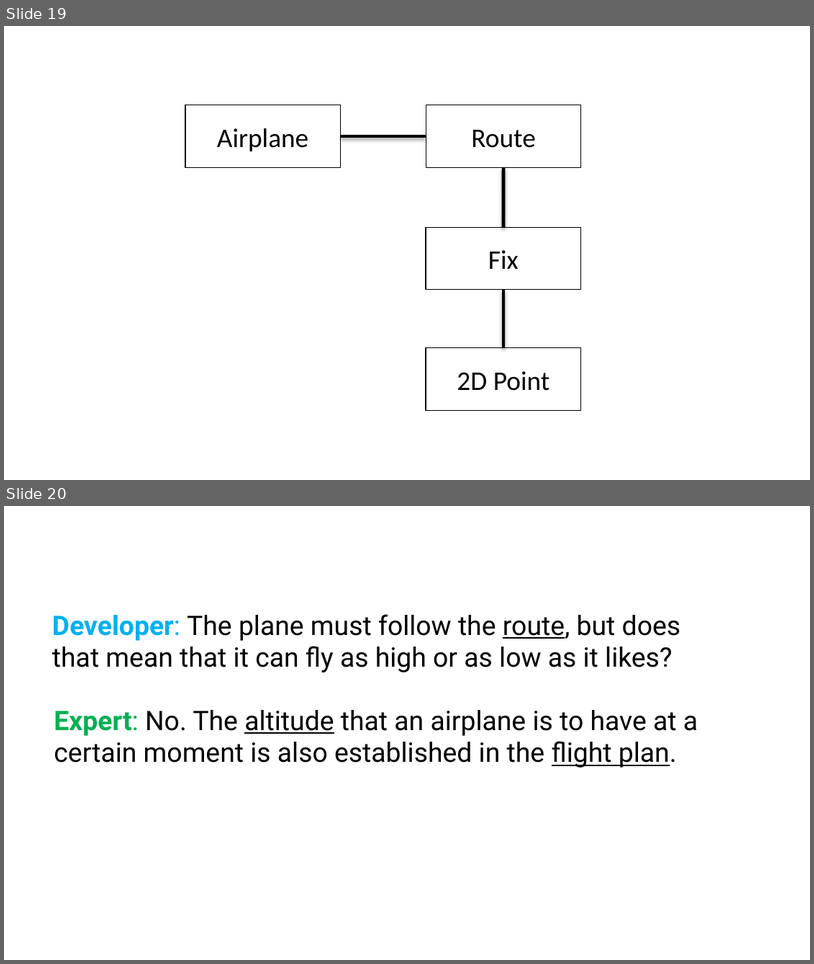
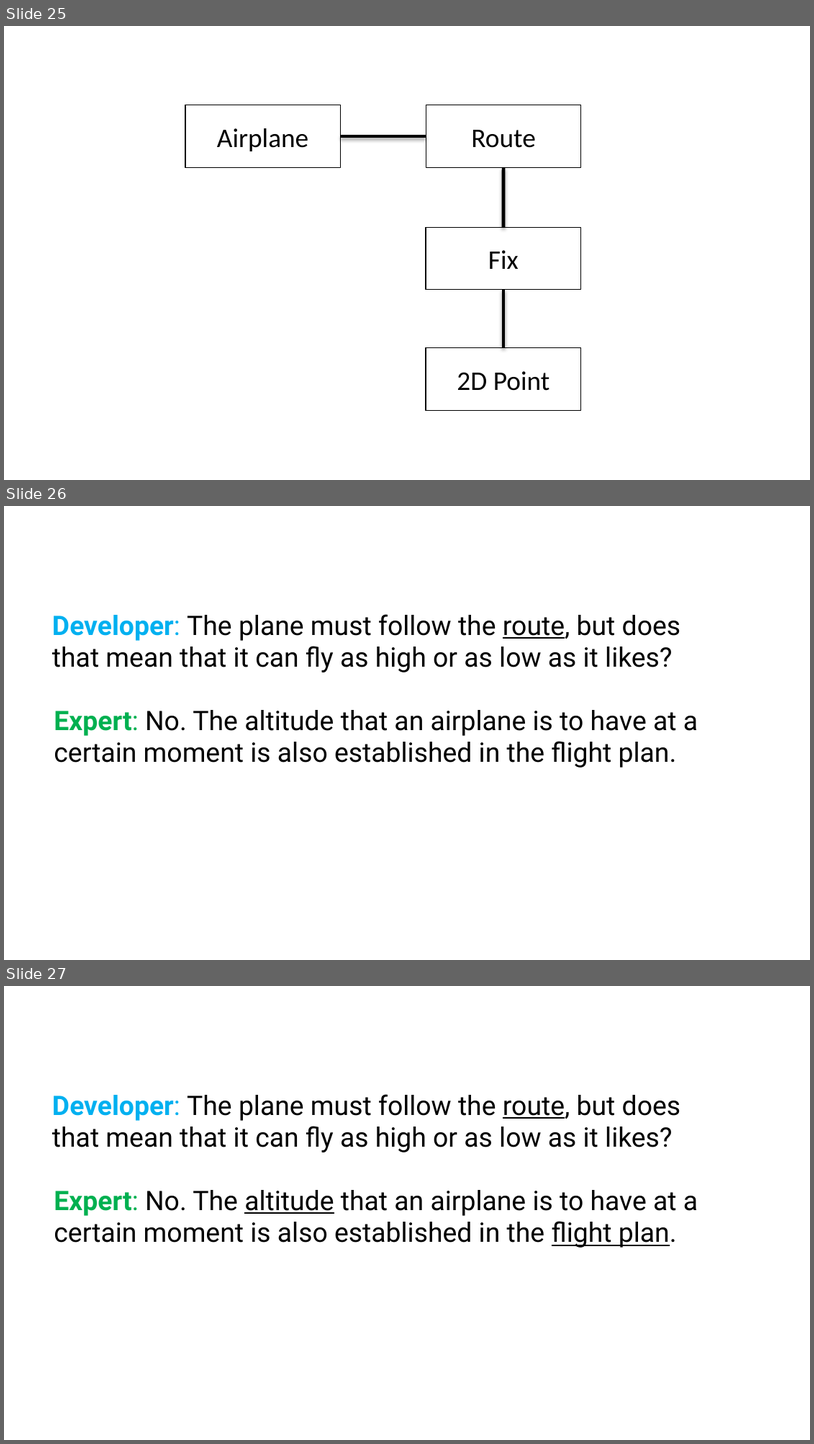
Before and after one commit to Elders/be-a-better-dev, a slide deck: Presentations/DomainDrivenDesign/DDD-Introduction.pptx. Shown one above the other, each under a label of ours: slides 19 and 20 before the commit, slides 25, 26 and 27 after it. The pictures are 814x964 and 814x1444 pixels, drawn with LibreOffice and Linux fonts; fonts in the diff are those of the drawing; background and template pictures are left out. Boxes give left, top, right and bottom in pixels: in the first picture for what was removed or moved away, otherwise in the second. Text is boxed around its words. In the diff, an @@ line names an element or a change of style, - is before the commit and + after.

```diff
--- a/Presentations/DomainDrivenDesign/DDD-Introduction.pptx
+++ b/Presentations/DomainDrivenDesign/DDD-Introduction.pptx
@@ slide 26 added at (4, 506, 810, 960), background picture (left out) @@
@@ text added at (52, 614, 681, 672), 24 pt, text #000000 @@
+Developer: The plane must follow the route, but does that mean that it can fly as high or as low as it likes?
@@ text added at (54, 710, 698, 767), 24 pt, text #000000 @@
+Expert: No. The altitude that an airplane is to have at a certain moment is also established in the flight plan.
@@ what was slide 19 is now slide 25 @@
@@ what was slide 20 is now slide 27 @@
```
Also in this commit, not shown: 7 slides changed, 7 other slides added.
